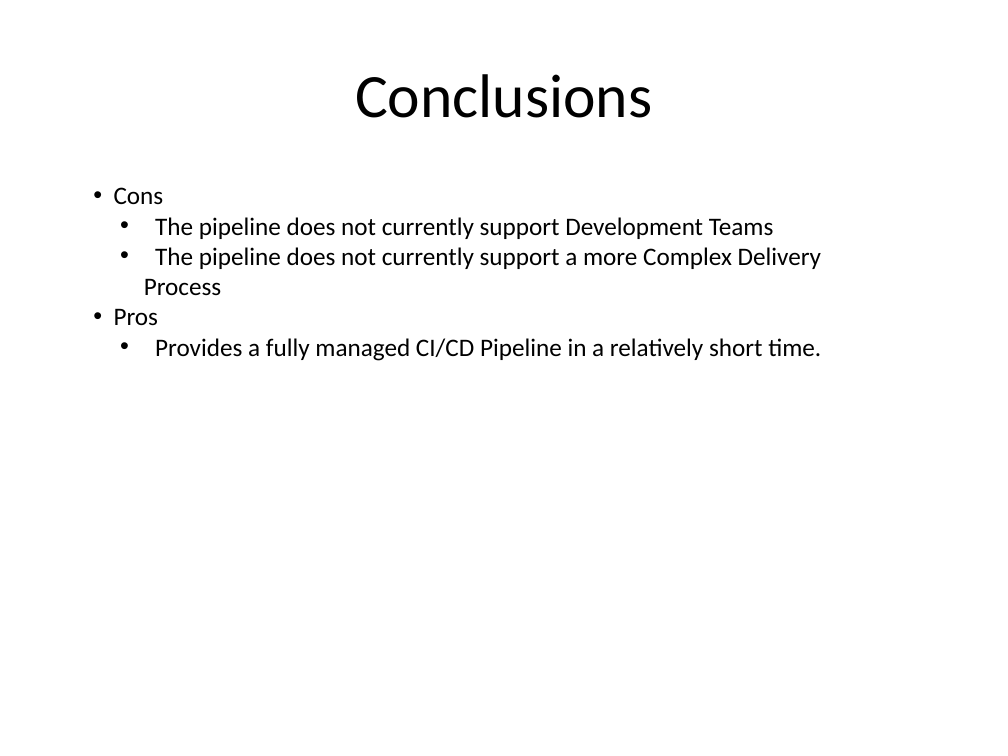
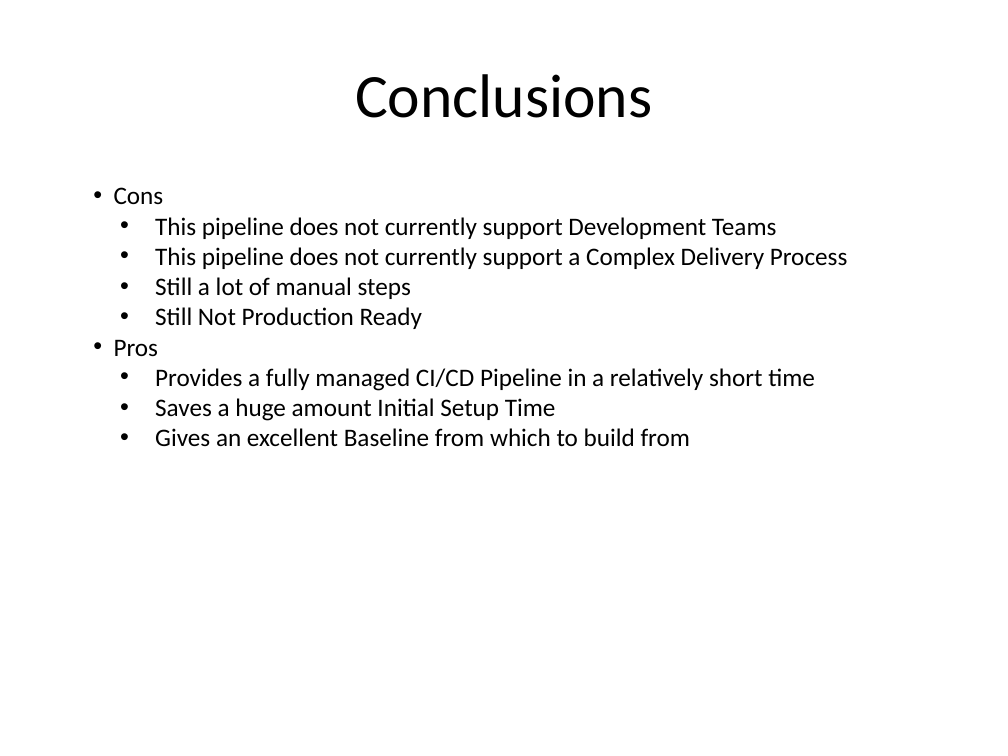
Before and after one commit to kskalvar/aws-eks-pipeline-quickstart, a slide deck: slide 10 of slides/AWS-EKS-Pipeline-QuickStart.pptx (slide 8 before the commit). Drawn at 1008x756 pixels with LibreOffice and Linux fonts; fonts in the diff are those of the drawing; background and template pictures are left out. Boxes give left, top, right and bottom in pixels: in the first picture for what was removed or moved away, otherwise in the second. Text is boxed around its words. In the diff, an @@ line names an element or a change of style, - is before the commit and + after.

```diff
--- a/slides/AWS-EKS-Pipeline-QuickStart.pptx
+++ b/slides/AWS-EKS-Pipeline-QuickStart.pptx
@@ text at bbox=[155, 217, 848, 329]: text changed @@
-  • The pipeline does not currently support Development Teams
-  • The pipeline does not currently support a more Complex Delivery Process
+  • This pipeline does not currently support Development Teams
+  • This pipeline does not currently support a Complex Delivery Process
+  • Still a lot of manual steps
+  • Still Not Production Ready
@@ text at bbox=[155, 368, 815, 447]: text changed @@
-  • Provides a fully managed CI/CD Pipeline in a relatively short time.
+  • Provides a fully managed CI/CD Pipeline in a relatively short time
+  • Saves a huge amount Initial Setup Time
+  • Gives an excellent Baseline from which to build from
```
Also in this commit, not shown: 7 other slides changed, 2 slides added, 1 other file.
